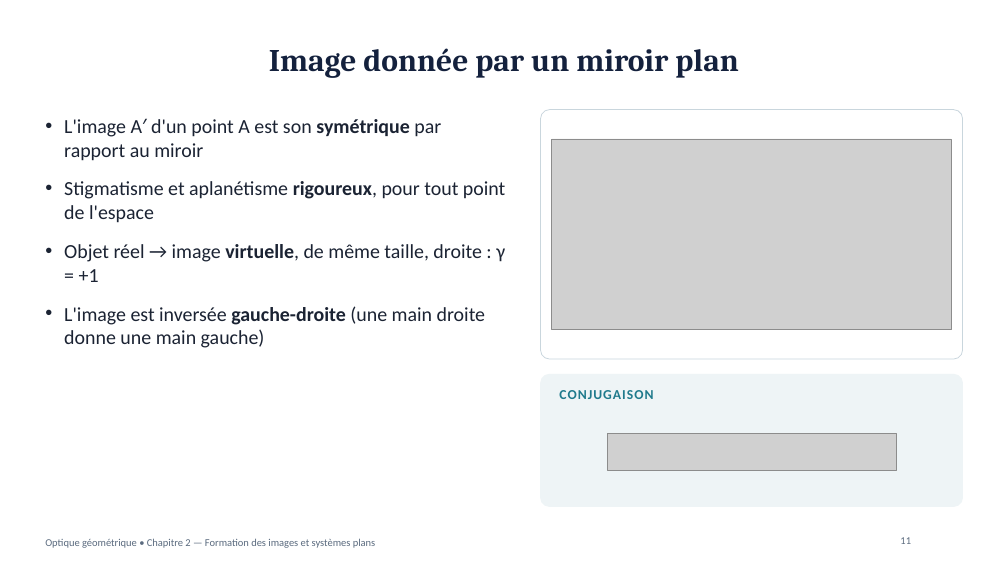
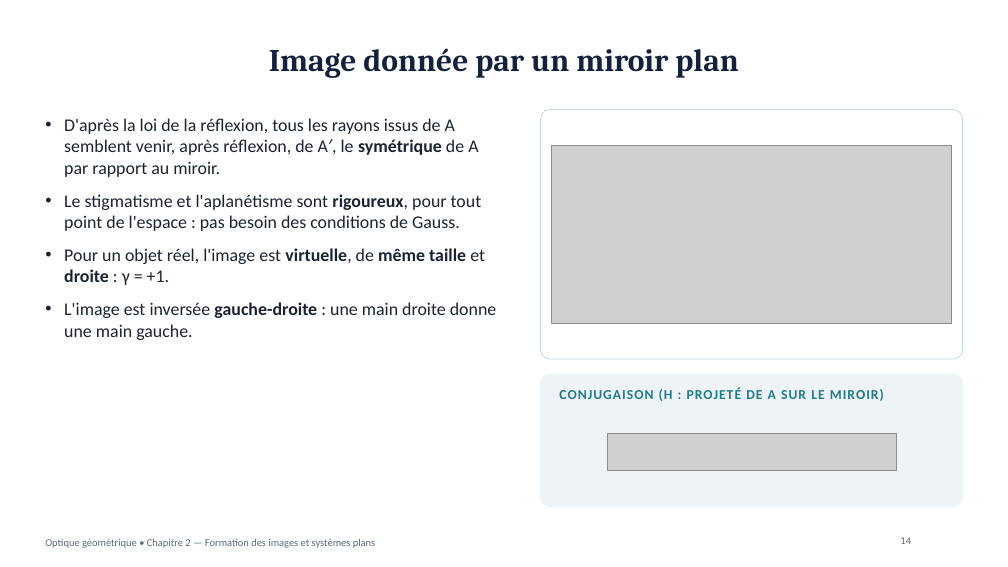
Before and after one commit to physiquefacile/physiquefacile.github.io, a slide deck: slide 14 of slides/Optique_Chapitre_2_Formation_images.pptx (slide 11 before the commit). Drawn at 1008x567 pixels with LibreOffice and Linux fonts; fonts in the diff are those of the drawing; grey boxes stand for pictures; background and template pictures are left out. Boxes give left, top, right and bottom in pixels: in the first picture for what was removed or moved away, otherwise in the second. Text is boxed around its words. In the diff, an @@ line names an element or a change of style, - is before the commit and + after.

```diff
--- a/slides/Optique_Chapitre_2_Formation_images.pptx
+++ b/slides/Optique_Chapitre_2_Formation_images.pptx
@@ text at (x1=64, y1=118, x2=496, y2=340): text changed; size 19 to 17 pt @@
-• L'image A′ d'un point A est son symétrique par rapport au miroir
-• Stigmatisme et aplanétisme rigoureux, pour tout point de l'espace
-• Objet réel → image virtuelle, de même taille, droite : γ = +1
-• L'image est inversée gauche-droite (une main droite donne une main gauche)
+• D'après la loi de la réflexion, tous les rayons issus de A semblent venir, après réflexion, de A′, le symétrique de A par rapport au miroir.
+• Le stigmatisme et l'aplanétisme sont rigoureux, pour tout point de l'espace : pas besoin des conditions de Gauss.
+• Pour un objet réel, l'image est virtuelle, de même taille et droite : γ = +1.
+• L'image est inversée gauche-droite : une main droite donne une main gauche.
@@ picture resized from (x1=552, y1=139, x2=951, y2=330) to (x1=552, y1=145, x2=951, y2=324) @@
@@ text at (x1=559, y1=387, x2=884, y2=401): text changed @@
-CONJUGAISON
+CONJUGAISON (H : PROJETÉ DE A SUR LE MIROIR)
@@ page number at (x1=900, y1=537, x2=911, y2=544): text changed @@
-11
+14
```
Also in this commit, not shown: 9 other slides changed, 4 slides added, 29 other files.
